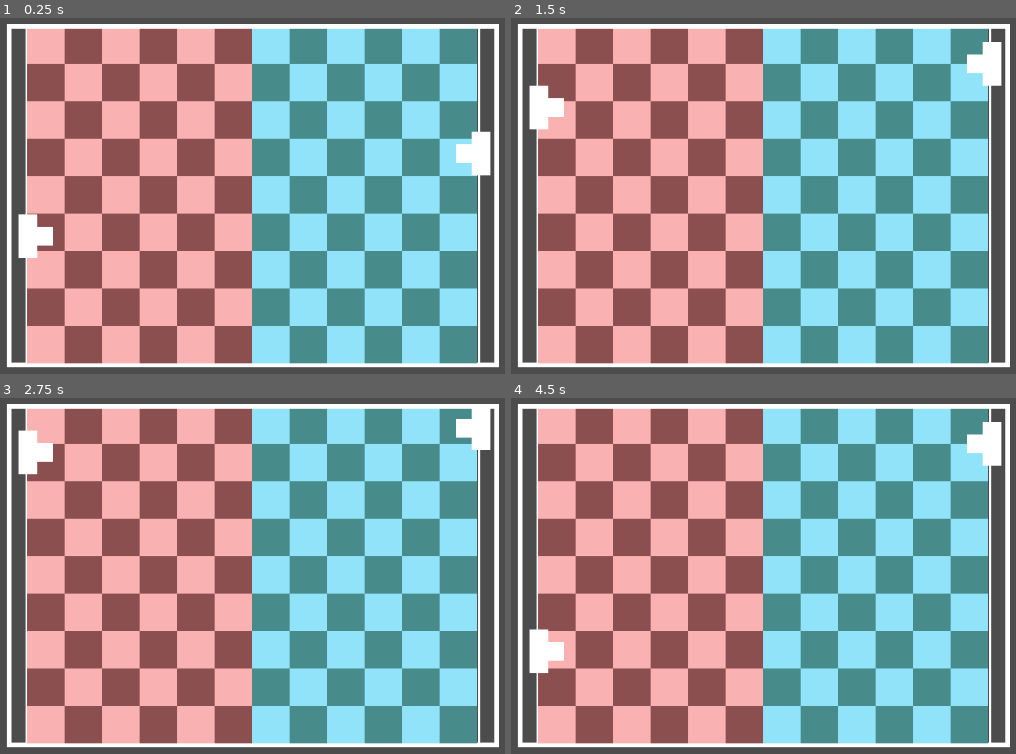
Above: before the commit, frames 1-4 (two rows, left to right).
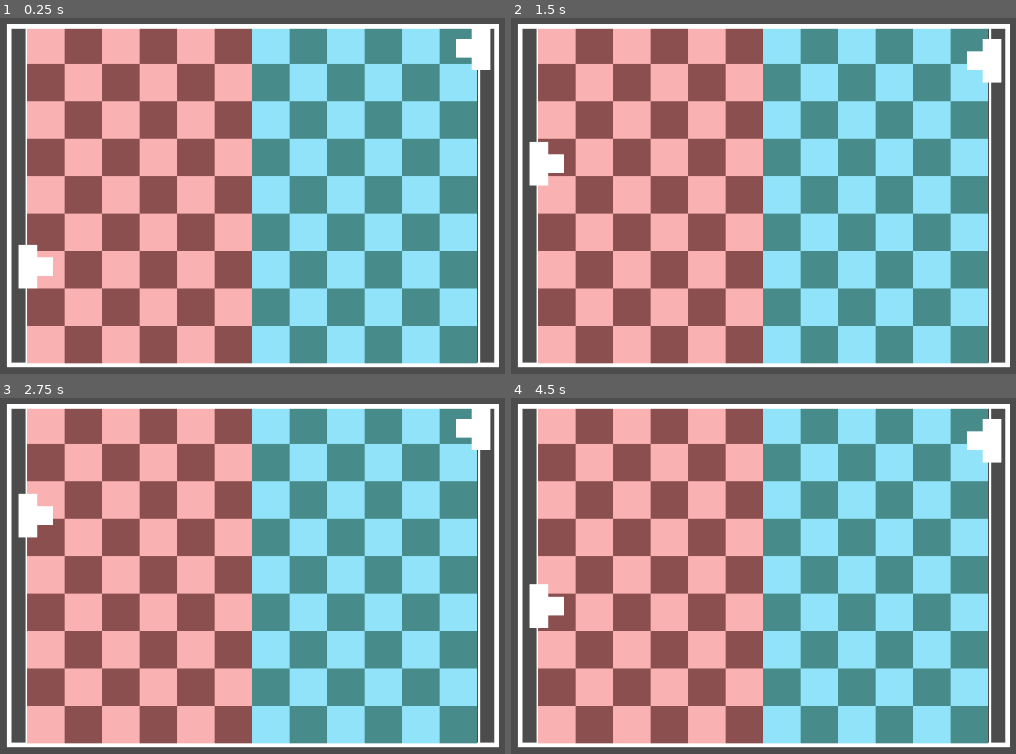
Above: after the commit, the same moments.

Repository: Raelr/dd-pong-invaders
Game: Godot game, scene res://scenes/Main.tscn
Two runs of this game, one before a commit and one after it. Both use one fixed random seed, a clock stepped at 60 frames per second and the inputs below.
Inputs:
- Up to frame 1 (0.25 s): no input
- Up to frame 2 (1.5 s): tap Enter at 0.5 s; hold W 0.53-1.28 s; hold I 0.53-1.28 s; tap K at 0.8, 1.35 s; hold S from 1.28 s (still down)
- Up to frame 3 (2.75 s): tap I at 1.55 s; release S at 2.03 s; hold W from 2.03 s (still down); hold I from 2.03 s (still down); tap K at 2.3 s
- Up to frame 4 (4.5 s): release I at 2.78 s; tap K at 2.85, 3.8, 4.35 s; tap I at 3.05 s; tap Space at 3.5 s; release W at 3.53 s; hold I 3.53-4.28 s; hold S from 3.53 s (still down)

The runs differ from the first frame. In frame 1, 2.2% of the frame differs, in the area x 3-98%, y 2-77%; in frame 2, 1.4%; in frame 3, 1.2%; in frame 4, 1.4%.

Commit message:
Additional changes to player control

Diff:
--- a/project.godot
+++ b/project.godot
@@ -19,6 +19,11 @@
 run/main_scene="res://scenes/Main.tscn"
 config/icon="res://icon.png"
 
+[display]
+
+window/stretch/mode="viewport"
+window/stretch/aspect="keep"
+
 [rendering]
 
 environment/default_environment="res://default_env.tres"
--- a/scenes/Arena.tscn
+++ b/scenes/Arena.tscn
@@ -13,7 +13,6 @@
 position = Vector2( 143.451, 0 )
 dark_color = Color( 0.282353, 0.54902, 0.545098, 1 )
 light_color = Color( 0.572549, 0.894118, 0.980392, 1 )
-update = false
 
 [node name="TileHalfLeft" parent="." instance=ExtResource( 1 )]
 position = Vector2( -144.447, 0 )
--- a/scenes/Main.tscn
+++ b/scenes/Main.tscn
@@ -10,12 +10,14 @@
 position = Vector2( 516.893, 297.052 )
 
 [node name="PlayerOne" parent="." instance=ExtResource( 2 )]
-position = Vector2( 238.875, 348.948 )
+position = Vector2( 238.875, 388.271 )
 is_player_one = true
 update = true
+playerMovementSpeed = 240
 
 [node name="PlayerTwo" parent="." instance=ExtResource( 2 )]
-position = Vector2( 799.479, 242.948 )
+position = Vector2( 799.479, 107.948 )
 texture = ExtResource( 3 )
 is_player_two = true
 update = true
+playerMovementSpeed = 240
--- a/scripts/Player.gd
+++ b/scripts/Player.gd
@@ -5,13 +5,21 @@
 export (bool) var is_player_two
 export (bool) var update
 export (Array) var playerTextures
-export (int) var playerMovementSpeed
+export (float) var playerMovementSpeed
+
+var y_upper_boundary = 483.57
+var y_lower_boundary = 111.373
+var timer = 0
 
 func _ready():
+	if (playerMovementSpeed == 0):
+		playerMovementSpeed = 240 #default value for player movement speed
+	print(OS.window_size)
 	pass
 
 func _process(delta):
 	control_player(delta)
+	increase_speed()
 	if update:
 		if Engine.editor_hint:
 			texture = playerTextures[0] if (is_player_one) else playerTextures[1]
@@ -19,15 +27,22 @@
 func control_player(delta):
 	if (is_player_one):
 		if Input.is_key_pressed(KEY_W) and not Input.is_key_pressed(KEY_S):
-			if (self.position.y > 111.373):
-				self.position.y -= 5
+			if (self.position.y > y_lower_boundary):
+				self.position.y -= (playerMovementSpeed * delta)
 		elif Input.is_key_pressed(KEY_S) and not Input.is_key_pressed(KEY_W):
-			if (self.position.y < 483.579):
-				self.position.y += 5
+			if (self.position.y < y_upper_boundary):
+				self.position.y += (playerMovementSpeed * delta)
 	elif (is_player_two):
 		if Input.is_key_pressed(KEY_I) and not Input.is_key_pressed(KEY_K):
-			if (self.position.y > 111.373):
-				self.position.y -= 5
+			if (self.position.y > y_lower_boundary):
+				self.position.y -= playerMovementSpeed * delta
 		elif Input.is_key_pressed(KEY_K) and not Input.is_key_pressed(KEY_I):
-			if (self.position.y < 483.579):
-				self.position.y += 5
+			if (self.position.y < y_upper_boundary):
+				self.position.y += playerMovementSpeed * delta
+
+#Speed increased by every minute
+func increase_speed():
+	timer += 1
+	if (timer / 60000 == 1):
+		playerMovementSpeed += 50
+		timer = 0
